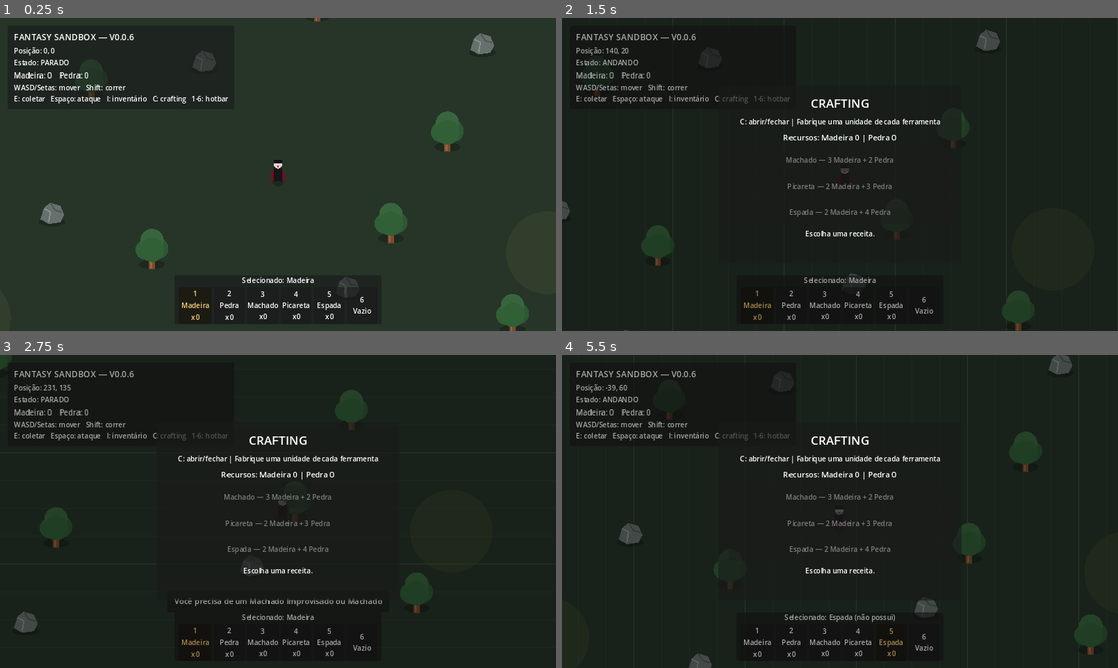
Above: before the commit, frames 1-4 (two rows, left to right).
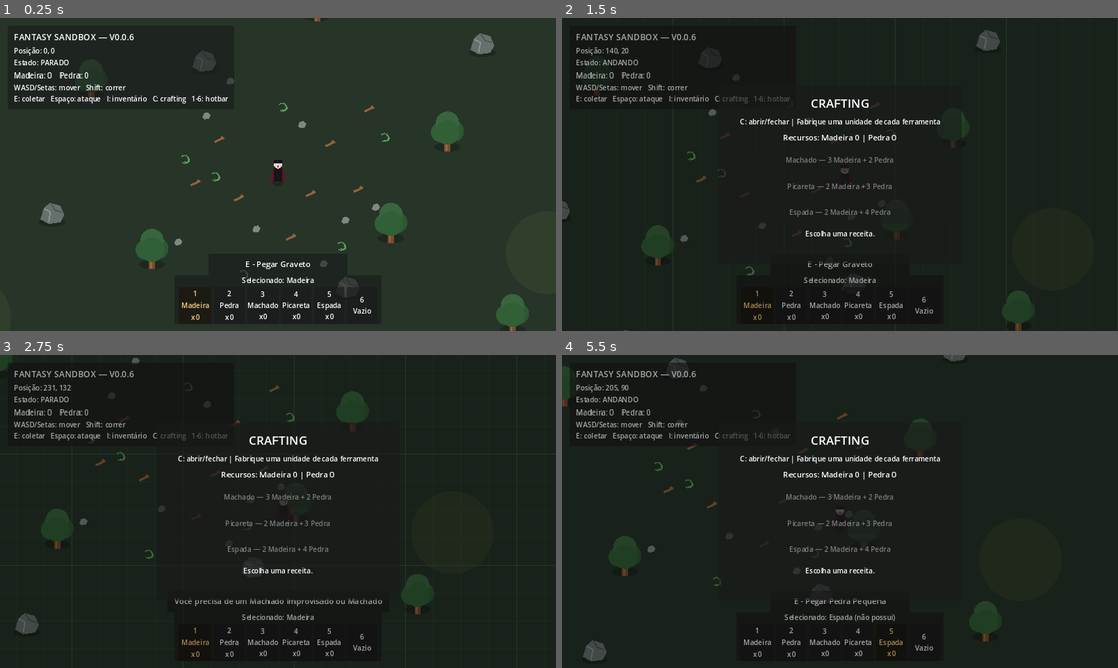
Above: after the commit, the same moments.

Repository: janduyankiingles-ops/Fantasy-Sandbox
Game: Godot game, scene res://scenes/main.tscn
Two runs of this game, one before a commit and one after it. Both use one fixed random seed, a clock stepped at 60 frames per second and the inputs below.
Inputs:
- Up to frame 1 (0.25 s): no input
- Up to frame 2 (1.5 s): tap Enter at 0.5 s; hold D 0.53-1.28 s; tap I at 0.6, 1.25 s; tap Space at 0.77 s; hold S from 1.28 s (still down); tap C at 1.35 s
- Up to frame 3 (2.75 s): tap Space at 1.52 s; release S at 2.03 s; hold D from 2.03 s (still down); tap 1 at 2.1 s
- Up to frame 4 (5.5 s): release D at 2.78 s; hold W 2.78-3.53 s; tap 2 at 2.85 s; tap Space at 3.02, 3.77, 4.52 s; hold A 3.53-5.03 s; tap 3 at 3.6 s; tap 4 at 4.35 s; hold S from 5.03 s (still down); tap 5 at 5.1 s

The runs differ from the first frame. In frame 1, 0.5% of the frame differs, in the area x 31-71%, y 19-84%; in frame 2, 0.3%; in frame 3, 0.5%; in frame 4, 3.7%, in the area x 0-98%, y 0-100%.

Commit message:
v0.0.7: scatter primitive starter resources on ground

Diff:
--- a/scripts/world.gd
+++ b/scripts/world.gd
@@ -5,7 +5,8 @@
 @export var world_size: int = 6144
 @export var grid_size: int = 64
 
-var resource_positions := [
+var resource_positions: Array[Dictionary] = [
+	# Recursos grandes
 	{"type": "tree", "pos": Vector2(260, 120)},
 	{"type": "tree", "pos": Vector2(390, -90)},
 	{"type": "tree", "pos": Vector2(-290, 180)},
@@ -16,7 +17,33 @@
 	{"type": "rock", "pos": Vector2(-170, -260)},
 	{"type": "rock", "pos": Vector2(470, -300)},
 	{"type": "rock", "pos": Vector2(-520, 90)},
-	{"type": "rock", "pos": Vector2(-360, 390)}
+	{"type": "rock", "pos": Vector2(-360, 390)},
+
+	# Kit inicial espalhado no chão
+	{"type": "stick", "pos": Vector2(75, 45)},
+	{"type": "stick", "pos": Vector2(-90, 55)},
+	{"type": "stick", "pos": Vector2(120, -70)},
+	{"type": "stick", "pos": Vector2(-135, -80)},
+	{"type": "stick", "pos": Vector2(30, 145)},
+	{"type": "stick", "pos": Vector2(185, 35)},
+	{"type": "stick", "pos": Vector2(-190, 20)},
+	{"type": "stick", "pos": Vector2(210, -150)},
+
+	{"type": "small_stone", "pos": Vector2(55, -115)},
+	{"type": "small_stone", "pos": Vector2(-50, 125)},
+	{"type": "small_stone", "pos": Vector2(155, 105)},
+	{"type": "small_stone", "pos": Vector2(-165, -135)},
+	{"type": "small_stone", "pos": Vector2(225, 75)},
+	{"type": "small_stone", "pos": Vector2(-230, 155)},
+	{"type": "small_stone", "pos": Vector2(105, 205)},
+	{"type": "small_stone", "pos": Vector2(-110, -215)},
+
+	{"type": "vine", "pos": Vector2(10, -155)},
+	{"type": "vine", "pos": Vector2(-145, 5)},
+	{"type": "vine", "pos": Vector2(145, 165)},
+	{"type": "vine", "pos": Vector2(-215, -35)},
+	{"type": "vine", "pos": Vector2(245, -85)},
+	{"type": "vine", "pos": Vector2(-80, 230)}
 ]
 
 func _ready() -> void:
@@ -25,7 +52,7 @@
 
 func _spawn_resources() -> void:
 	for entry in resource_positions:
-		var node := StaticBody2D.new()
+		var node: StaticBody2D = StaticBody2D.new()
 		node.set_script(ResourceNodeScript)
 		node.position = entry["pos"]
 		node.set("resource_type", entry["type"])
@@ -33,22 +60,26 @@
 		add_child(node)
 
 func _draw() -> void:
-	var half := world_size / 2.0
+	var half: float = world_size / 2.0
 	draw_rect(Rect2(-half, -half, world_size, world_size), Color("263528"), true)
 
-	var minor := Color(0.20, 0.30, 0.22, 0.45)
-	var major := Color(0.28, 0.40, 0.30, 0.65)
-	var start := -int(half)
-	var finish := int(half)
+	var minor: Color = Color(0.20, 0.30, 0.22, 0.45)
+	var major: Color = Color(0.28, 0.40, 0.30, 0.65)
+	var start: int = -int(half)
+	var finish: int = int(half)
 
 	for x in range(start, finish + 1, grid_size):
-		var color := major if x % (grid_size * 4) == 0 else minor
-		draw_line(Vector2(x, -half), Vector2(x, half), color, 1.0)
+		var line_color: Color = major if x % (grid_size * 4) == 0 else minor
+		draw_line(Vector2(x, -half), Vector2(x, half), line_color, 1.0)
 
 	for y in range(start, finish + 1, grid_size):
-		var color := major if y % (grid_size * 4) == 0 else minor
-		draw_line(Vector2(-half, y), Vector2(half, y), color, 1.0)
+		var line_color: Color = major if y % (grid_size * 4) == 0 else minor
+		draw_line(Vector2(-half, y), Vector2(half, y), line_color, 1.0)
 
-	# Dirt patches make movement easier to perceive and start giving the map a world feel.
-	for p in [Vector2(620, 180), Vector2(-710, 330), Vector2(250, -650), Vector2(-560, -570)]:
-		draw_circle(p, 95.0, Color(0.28, 0.31, 0.20, 0.35))
+	for patch_position in [
+		Vector2(620, 180),
+		Vector2(-710, 330),
+		Vector2(250, -650),
+		Vector2(-560, -570)
+	]:
+		draw_circle(patch_position, 95.0, Color(0.28, 0.31, 0.20, 0.35))
